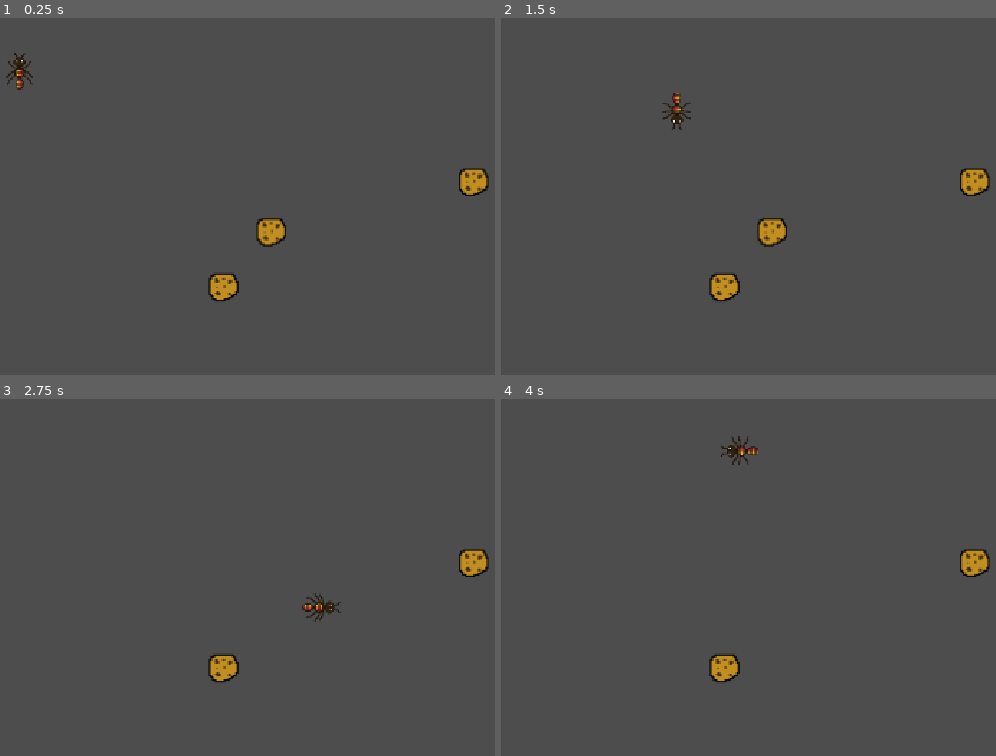
Above: before the commit, frames 1-4 (two rows, left to right).
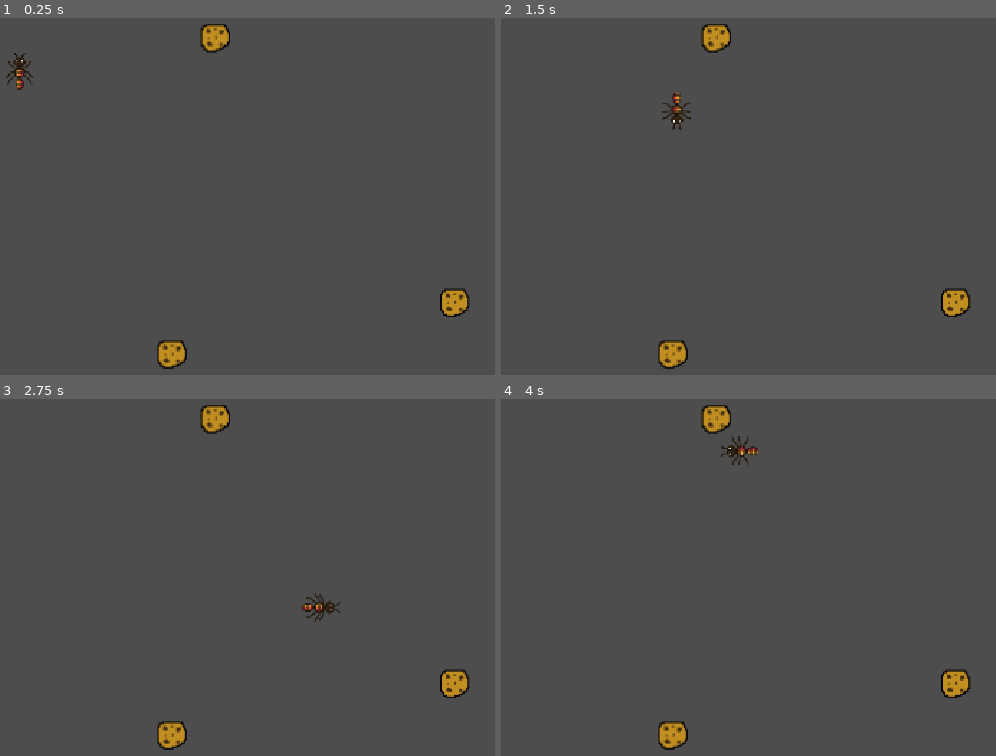
Above: after the commit, the same moments.

Repository: nurali-amirgali/ant-dodger
Game: Godot game, scene res://node_2d.tscn
Same seed, same stepped clock (60 frames per second), same inputs: the game is played once before the commit and once after it.
Inputs (mouse positions are in pixels of both pictures, inside the frame that each line leads up to):
- Up to frame 1 (0.25 s): no input
- Up to frame 2 (1.5 s): tap Enter at 0.5 s; move the mouse to (outside the picture) at 0.52 s; hold D (moveRight) 0.53-1.28 s; tap Alt at 0.6 s; click (outside the picture) at 0.67 s; move the mouse to (713, 242) at 1.27 s; hold S (moveDown) from 1.28 s (still down); tap Shift at 1.35 s
- Up to frame 3 (2.75 s): move the mouse to (450, 502) at 2.02 s; release S (moveDown) at 2.03 s; hold D (moveRight) from 2.03 s (still down); tap Alt at 2.1 s
- Up to frame 4 (4 s): move the mouse to (832, 691) at 2.77 s; release D (moveRight) at 2.78 s; hold W (moveUp) 2.78-3.53 s; tap Shift at 2.85 s; click (832, 691) at 2.92 s; move the mouse to (outside the picture) at 3.52 s; hold A (moveLeft) from 3.53 s (still down); tap Alt at 3.6 s

The runs differ from the first frame. In frame 1, 2.5% of the frame differs, in the area x 31-99%, y 1-99%; in frame 2, 2.5%; in frame 3, 2.1%; in frame 4, 2.1%.

Commit message:
cookie respawn
made the cookies respawn after being eaten

Diff:
--- a/cookie.gd
+++ b/cookie.gd
@@ -1,6 +1,6 @@
 extends Area2D
 
-signal collectedCookie
+signal collectedCookie(cookie: Node2D)
 
 # Called when the node enters the scene tree for the first time.
 func _ready() -> void:
@@ -12,5 +12,5 @@
 
 func onBodyEntered(body):
 	if body.is_in_group("player"):
-		collectedCookie.emit()
+		collectedCookie.emit(self)
 		queue_free()
--- a/node_2d.gd
+++ b/node_2d.gd
@@ -2,22 +2,49 @@
 
 @export var numCookies: int = 3
 @export var cookieScene: PackedScene
+@export var minDistance: int = 150
+@export var minCookieSpacing: int = 50
+
+@onready var player = $player
 
 var score: int = 0
+var activeCookies: Array[Node2D] = []
 
 # Called when the node enters the scene tree for the first time.
 func _ready() -> void:
 	for i in range(numCookies):
-		var cookie = cookieScene.instantiate()
-		add_child(cookie)
-
-		cookie.position = Vector2(randf_range(50, 1100), randf_range(50, 600))
-		cookie.collectedCookie.connect(cookieCollected)
+		spawnCookie()
 
 # Called every frame. 'delta' is the elapsed time since the previous frame.
 func _process(delta: float) -> void:
 	pass
 
-func cookieCollected():
+func spawnCookie():
+	var cookie = cookieScene.instantiate()
+	add_child(cookie)
+
+	cookie.position = getCookiePos()
+	cookie.collectedCookie.connect(cookieCollected)
+
+	activeCookies.append(cookie)
+
+func getCookiePos() -> Vector2:
+	var randomPos: Vector2
+	while true:
+		randomPos = Vector2(randf_range(50, 1100), randf_range(50, 600))
+		var distance = randomPos.distance_to(player.position)
+		if distance >= minDistance:
+			var isSafe = true
+			for cookie in activeCookies:
+				if randomPos.distance_to(cookie.position) < minCookieSpacing:
+					isSafe = false
+					break
+			if isSafe:
+				break
+	return randomPos
+
+func cookieCollected(cookie: Node2D):
+	activeCookies.erase(cookie)
 	score += 1
 	print(score)
+	spawnCookie()
